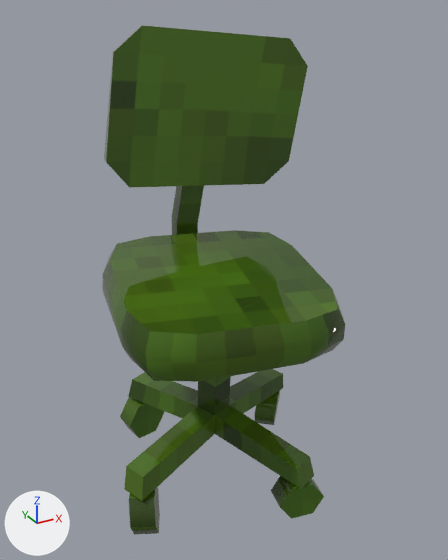
The glTF model environment_models/assets/SM_Chair.glb, before and after one commit.
The view is the same before and after, from a 50 mm lens placed at (-0.668, -1.279, 1.229), pointed at (0.038, 0.004, 0.588). Arrows for +X, +Y and +Z are at lower left; the lights stay in place. Where no turn or scale is listed for an object, it has been applied to the vertices.

In view in the first picture: 'SM_Chair'.
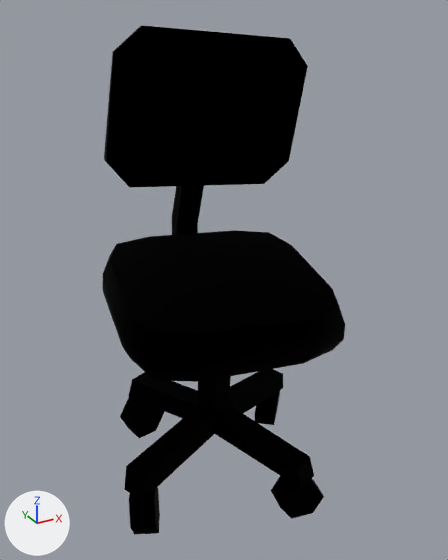
Changed parts and their boxes (x1, y1, x2, y2) in the pictures (448 x 560 px):
'SM_Chair', recoloured
    both: (103, 26, 345, 535)

The change, as a diff of the scene's bpy script:
```diff
--- a/environment_models/assets/SM_Chair.glb.py
+++ b/environment_models/assets/SM_Chair.glb.py
@@ mat_fallback_material @@
+mat_fallback_material = principled_material('fallback Material')
+mat_fallback_material.base_color = (0.0, 0.0, 0.0)  # black #000000
+mat_fallback_material.metallic = 1.0
+mat_fallback_material.roughness = 1.0
@@ me_sm_chair @@
 me_sm_chair.from_pydata(...)  # 168 vertices, 292 faces; spans x -0.794..-0.112, y -0.02..0.635, z -0.117..1.064
-me_sm_chair.materials.append(mat_m_pillar)
+me_sm_chair.materials.append(mat_fallback_material)  # black #000000
```
